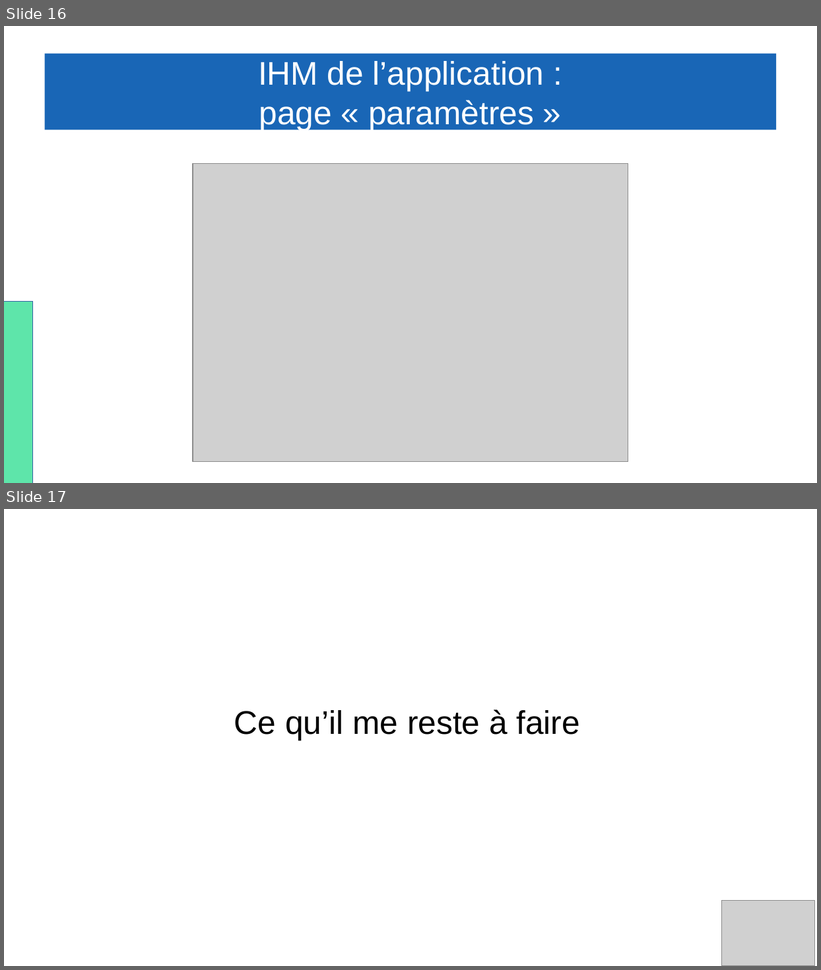
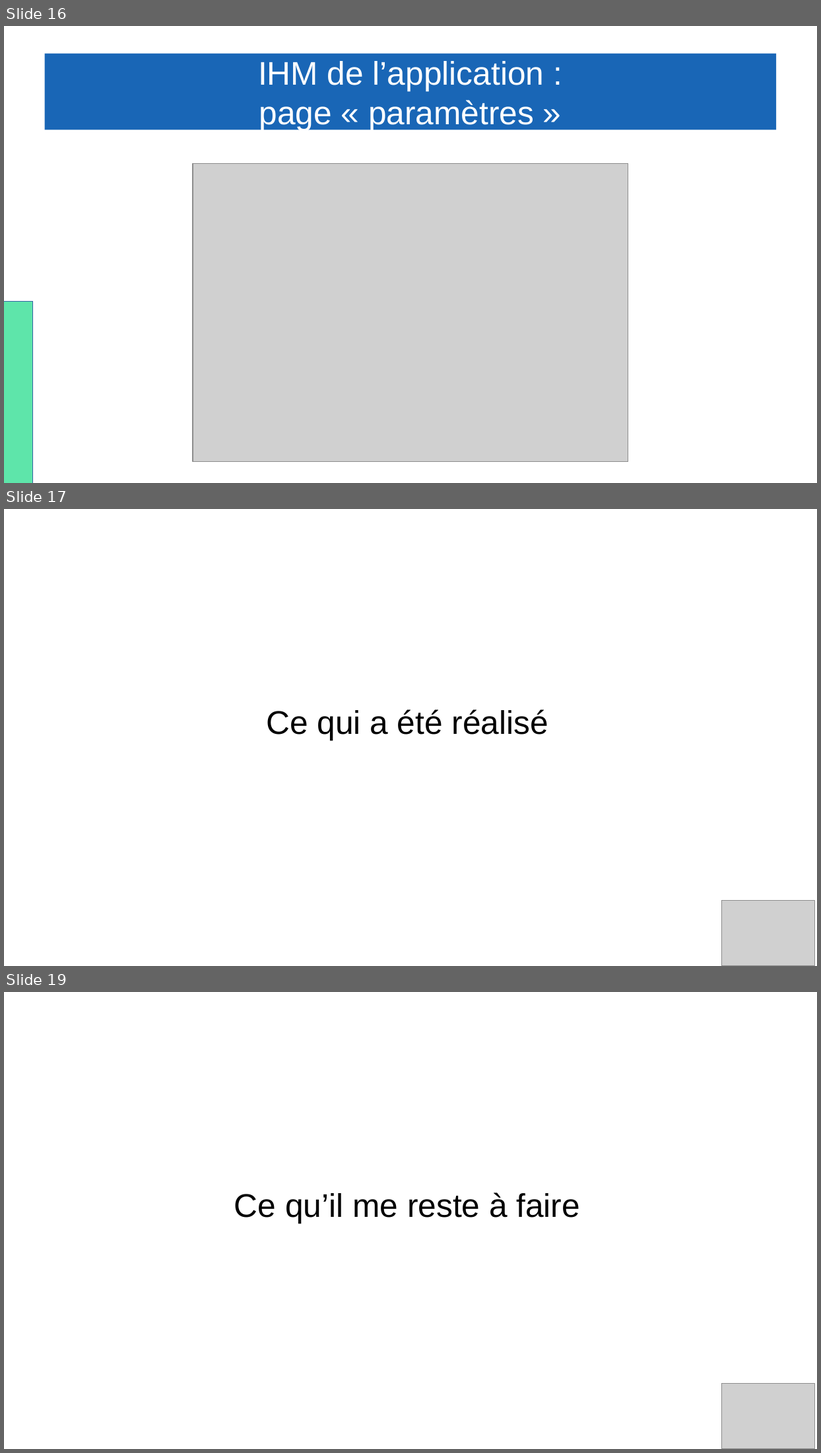
Before and after one commit to Gabin221/Tracking-BLE-documents, a slide deck: Revues/Revues2/Gabin/presentation_yahya_andrea_gabin.odp. Shown one above the other, each under a label of ours: slides 16 and 17 before the commit, slides 16, 17 and 19 after it; the slides between them are not shown. The pictures are 821x970 and 821x1453 pixels, drawn with LibreOffice and Linux fonts; fonts in the diff are those of the drawing; grey boxes stand for pictures. Boxes give left, top, right and bottom in pixels: in the first picture for what was removed or moved away, otherwise in the second. Text is boxed around its words. In the diff, an @@ line names an element or a change of style, - is before the commit and + after.

```diff
--- a/Revues/Revues2/Gabin/presentation_yahya_andrea_gabin.odp
+++ b/Revues/Revues2/Gabin/presentation_yahya_andrea_gabin.odp
@@ slide 17 added at [4, 509, 817, 966], background #FFFFFF @@
@@ title added at [266, 710, 548, 741], 32 pt, text #000000 @@
+Ce qui a été réalisé
@@ picture added at [722, 901, 816, 966] @@
@@ what was slide 17 is now slide 19 @@
```
Also in this commit, not shown: 1 slide changed, 1 other slide added, 1 other file.
